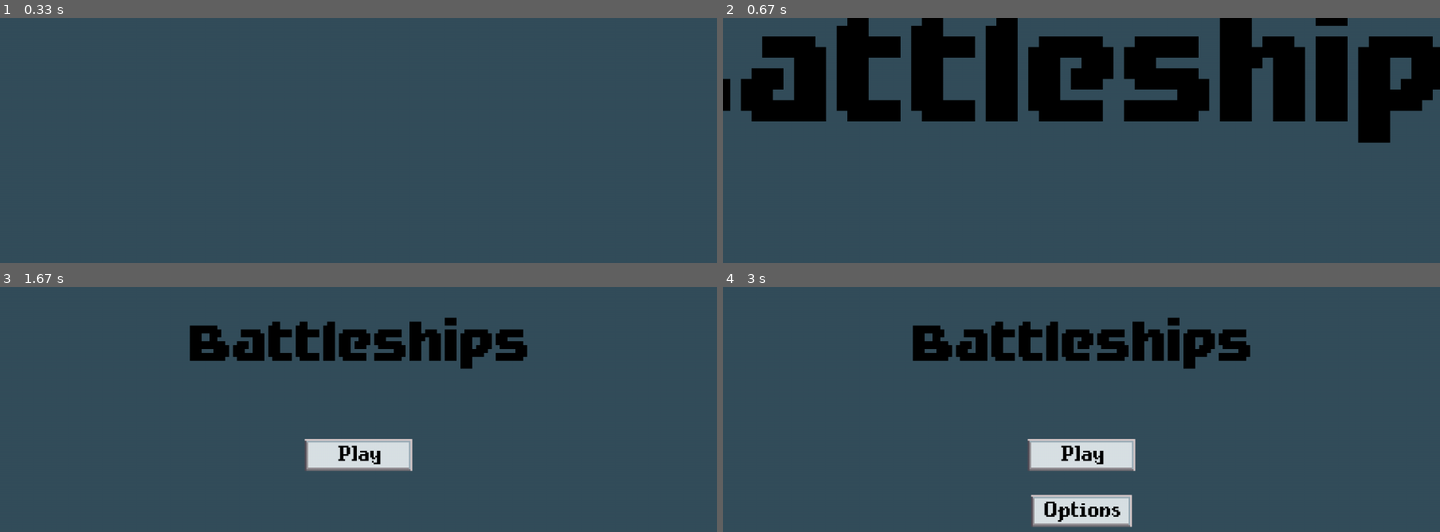
Above: before the commit, frames 1-4 (two rows, left to right).
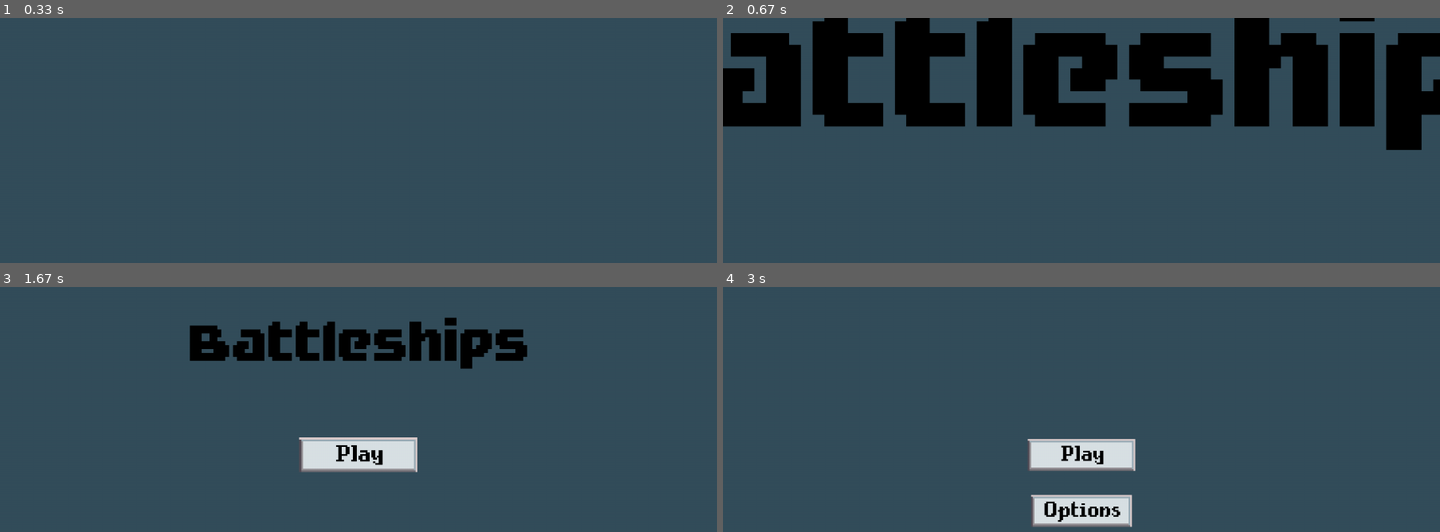
Above: after the commit, the same moments.

Repository: Drippdrub/12SDD-Game-Dev--Battleships-
Game: pygame game, started from main.py
Same seed, same stepped clock (60 frames per second), same inputs: the game is played once before the commit and once after it.
Inputs (mouse positions are in pixels of both pictures, inside the frame that each line leads up to):
- Up to frame 1 (0.33 s): no input
- Up to frame 2 (0.67 s): no input
- Up to frame 3 (1.67 s): click (358, 343) at 0.88 s; press the mouse at (358, 343) at 1.2 s; move the mouse to (401, 409) at 1.3 s; release the mouse at (444, 475) at 1.43 s; click (358, 453) at 1.55 s
- Up to frame 4 (3 s): press the mouse at (1081, 343) at 1.87 s; move the mouse to (1038, 387) at 1.97 s; release the mouse at (995, 429) at 2.1 s; press the mouse at (1081, 343) at 2.2 s; move the mouse to (1059, 397) at 2.3 s; release the mouse at (1038, 453) at 2.43 s; press the mouse at (1081, 343) at 2.53 s; move the mouse to (1217, 429) at 2.63 s; release the mouse at (1353, 517) at 2.77 s; press the mouse at (1081, 343) at 2.87 s; move the mouse to (1117, 358) at 2.97 s

Frame 1 is identical in both runs. In frame 2, 18% of the frame differs, in the area x 0-100%, y 0-54%; in frame 3, 1.0%; in frame 4, 4.7%.

Commit message:
grahrrrr

Diff:
--- a/barebones.py
+++ b/barebones.py
@@ -46,7 +46,7 @@
 startup_sfx2 = pygame.mixer.Sound(resource_path("sounds\SFX\Blip1.wav"))
 startup_sfx2.set_volume(0.75)
 startup_jingle = pygame.mixer.Sound(resource_path("sounds\Music\weezer.wav"))
-startup_jingle.set_volume(0.75)
+startup_jingle.set_volume(0.9)
 
 place_sfx1 = pygame.mixer.Sound(resource_path("sounds\SFX\place.wav"))
 place_sfx1.set_volume(0.75)
--- a/customwidgets.py
+++ b/customwidgets.py
@@ -17,14 +17,14 @@
 		width = image.get_width()
 		height = image.get_height()
 		self.image = pygame.transform.scale(image, (int(width * scale), int(height * scale)))
-		self.toggle_hover = False
+		self.toggle_click = False
 		try:
-			hover = args[0]
+			click = args[0]
 		except:
-			hover = None
-		if hover:
-			self.toggle_hover = True
-			self.hover = pygame.transform.scale(args[0], (int(width * scale), int(height * scale)))
+			click = None
+		if click:
+			self.toggle_click = True
+			self.click = pygame.transform.scale(args[0], (int(width * scale), int(height * scale)))
 		self.rect = self.image.get_rect()
 		self.rect.topleft = ((x-width*scale/2), (y-height*scale/2))
 		self.clicked = False
@@ -51,8 +51,11 @@
 			action = True
 
 		#draw button on screen
-		if self.hovering and self.toggle_hover:
-			surface.blit(self.hover, (self.rect.x, self.rect.y))
+		if self.hovering:
+			if self.clicked == False:
+				surface.blit(pygame.transform.scale_by(self.image, (1.1, 1.1)), (self.rect.x-self.image.get_width()*0.05, self.rect.y-self.image.get_height()*0.05))
+			elif self.toggle_click == True:
+				surface.blit(pygame.transform.scale_by(self.click, (1.1, 1.1)), (self.rect.x-self.image.get_width()*0.05, self.rect.y-self.image.get_height()*0.05))
 		else:
 			surface.blit(self.image, (self.rect.x, self.rect.y))
 
--- /dev/null
+++ b/volume_slider copy.py
@@ -0,0 +1,76 @@
+import pygame
+import sys
+
+# Colors
+WHITE = (255, 255, 255)
+BLACK = (0, 0, 0)
+RED = (255, 0, 0)
+
+class Slider:
+    def __init__(self, x, y, length):
+        self.x = x
+        self.y = y
+        self.length = length
+        self.slider_width = 10
+        self.slider_pos = x
+        self.clicked = False
+
+    def draw(self, screen):
+        pygame.draw.line(screen, WHITE, (self.x, self.y), (self.x + self.length, self.y), 2)
+        pygame.draw.rect(screen, RED, (self.slider_pos - self.slider_width // 2, self.y - self.slider_width // 2, self.slider_width, self.slider_width))
+
+    def update(self, mouse_pos):
+        if self.clicked:
+            self.slider_pos = mouse_pos[0]
+            if self.slider_pos < self.x:
+                self.slider_pos = self.x
+            elif self.slider_pos > self.x + self.length:
+                self.slider_pos = self.x + self.length
+
+    def set_clicked(self, clicked):
+        self.clicked = clicked
+
+    def get_value(self):
+        return (self.slider_pos - self.x) / self.length
+
+def main():
+    pygame.init()
+    screen_width, screen_height = 400, 200
+    screen = pygame.display.set_mode((screen_width, screen_height))
+    pygame.display.set_caption("Volume Slider")
+    clock = pygame.time.Clock()
+
+    slider = Slider(50, 100, 300)
+    volume = 0.5  # Initial volume- middle position
+
+
+    running = True
+    while running:
+        screen.fill(BLACK)
+
+        for event in pygame.event.get():
+            if event.type == pygame.QUIT:
+                running = False
+            elif event.type == pygame.MOUSEBUTTONDOWN:
+                if event.button == 1:
+                    mouse_pos = pygame.mouse.get_pos()
+                    if slider.slider_pos - slider.slider_width // 2 <= mouse_pos[0] <= slider.slider_pos + slider.slider_width // 2 and slider.y - slider.slider_width // 2 <= mouse_pos[1] <= slider.y + slider.slider_width // 2:
+                        slider.set_clicked(True)
+            elif event.type == pygame.MOUSEBUTTONUP:
+                if event.button == 1:
+                    slider.set_clicked(False)
+            elif event.type == pygame.MOUSEMOTION:
+                if slider.clicked:
+                    mouse_pos = pygame.mouse.get_pos()
+                    slider.update(mouse_pos)
+                    volume = slider.get_value()
+
+        slider.draw(screen)
+        pygame.display.flip()
+        clock.tick(60)
+
+    pygame.quit()
+    sys.exit()
+
+if __name__ == "__main__":
+    main()
Not shown, added: images/sounds.ase
